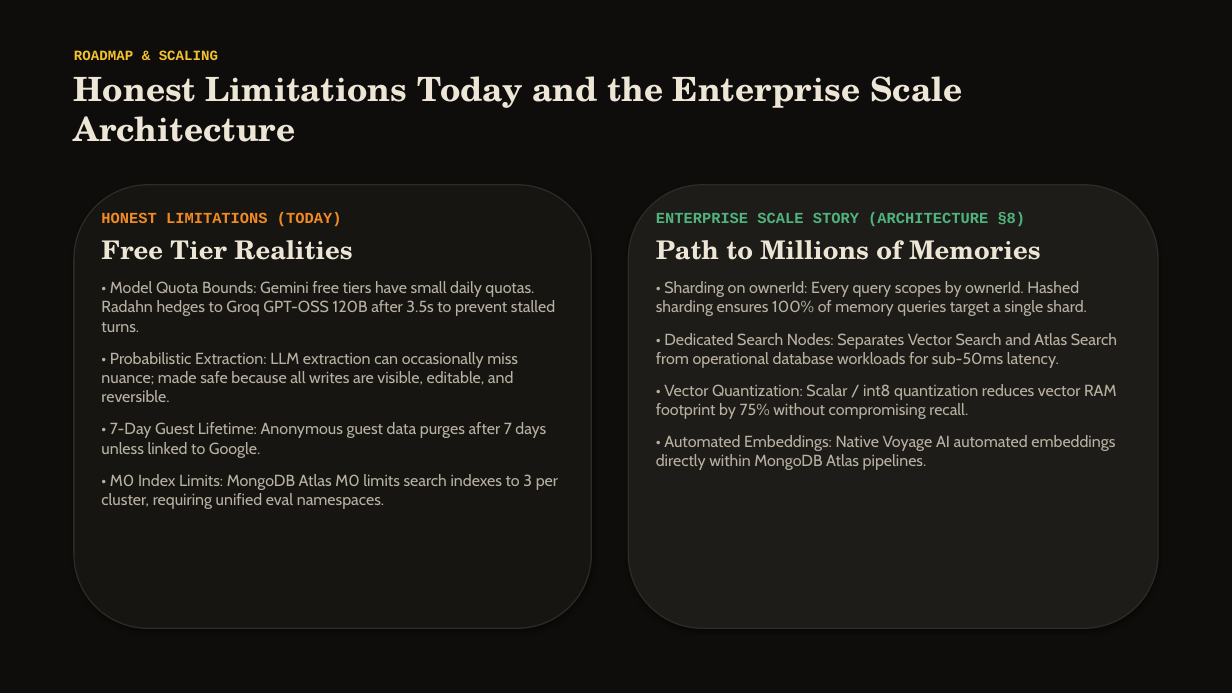
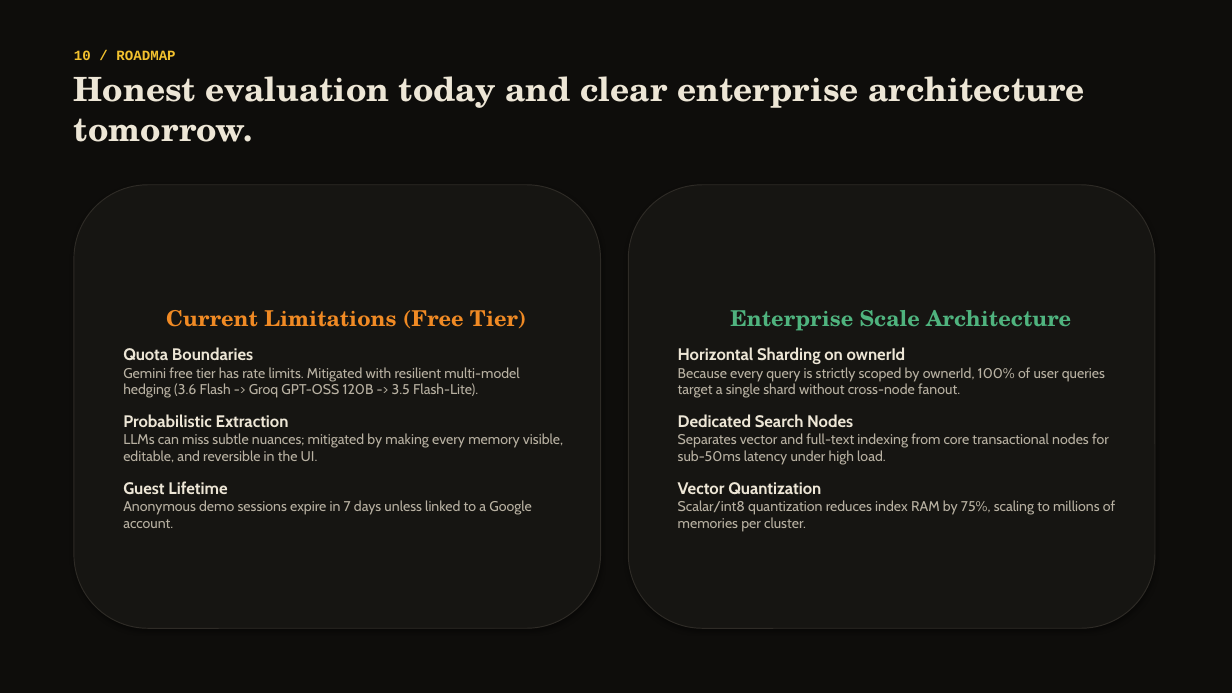
Before and after one commit to vaibhavcodesx/radahn, a slide deck: slide 11 of docs/deck/radahn.pptx. Drawn at 1232x693 pixels with LibreOffice and Linux fonts; fonts in the diff are those of the drawing. Boxes give left, top, right and bottom in pixels: in the first picture for what was removed or moved away, otherwise in the second. Text is boxed around its words. In the diff, an @@ line names an element or a change of style, - is before the commit and + after.

Commit message:
feat(media): refresh screenshots, og.png, judge-path.gif, deck and demo-script for Kestrel persona with G7 review fixes

```diff
--- a/docs/deck/radahn.pptx
+++ b/docs/deck/radahn.pptx
@@ text at [74,50,1085,142]: text changed @@
-ROADMAP & SCALING
-Honest Limitations Today and the Enterprise Scale Architecture
+10 / ROADMAP
+Honest evaluation today and clear enterprise architecture tomorrow.
@@ rounded rectangle "Current Limitations (Free Tier)": place and size @@
-rounded rectangle "Current Limitations (Free Tier)" at [74,185,592,628]
+rounded rectangle "Current Limitations (Free Tier)" at [74,185,601,628]
@@ rounded rectangle "Current Limitations (Free Tier)" at [74,185,601,628]: outline #2E2B26 1 pt to #2E2B26 0.75 pt @@
@@ rounded rectangle "Enterprise Scale Architecture": place and size @@
-rounded rectangle "Enterprise Scale Architecture" at [656,212,1117,470]
+rounded rectangle "Enterprise Scale Architecture" at [628,185,1155,628]
@@ rounded rectangle "Enterprise Scale Architecture" at [628,185,1155,628]: vertical alignment top to middle; fill none to #161512; outline none to #2E2B26 0.75 pt; shadow on @@
@@ rounded rectangle removed at [628,185,1158,628] @@
@@ text removed at [101,212,558,509] @@
-HONEST LIMITATIONS (TODAY)
-Free Tier Realities
-• Model Quota Bounds: Gemini free tiers have small daily quotas. Radahn hedges to Groq GPT-OSS 120B after 3.5s to prevent stalled turns.
-• Probabilistic Extraction: LLM extraction can occasionally miss nuance; made safe because all writes are visible, editable, and reversible.
-• 7-Day Guest Lifetime: Anonymous guest data purges after 7 days unless linked to Google.
-• M0 Index Limits: MongoDB Atlas M0 limits search indexes to 3 per cluster, requiring unified eval namespaces.
@@ text in rounded rectangle at [123,310,563,528]: text added @@
+Current Limitations (Free Tier)
+Quota Boundaries
+Gemini free tier has rate limits. Mitigated with resilient multi-model hedging (3.6 Flash -> Groq GPT-OSS 120B -> 3.5 Flash-Lite).
+Probabilistic Extraction
+LLMs can miss subtle nuances; mitigated by making every memory visible, editable, and reversible in the UI.
+Guest Lifetime
+Anonymous demo sessions expire in 7 days unless linked to a Google account.
@@ text in rounded rectangle at [678,310,1115,532]: text changed; size 12.5 to 11 pt @@
-ENTERPRISE SCALE STORY (ARCHITECTURE §8)
-Path to Millions of Memories
-• Sharding on ownerId: Every query scopes by ownerId. Hashed sharding ensures 100% of memory queries target a single shard.
-• Dedicated Search Nodes: Separates Vector Search and Atlas Search from operational database workloads for sub-50ms latency.
-• Vector Quantization: Scalar / int8 quantization reduces vector RAM footprint by 75% without compromising recall.
-• Automated Embeddings: Native Voyage AI automated embeddings directly within MongoDB Atlas pipelines.
+Enterprise Scale Architecture
+Horizontal Sharding on ownerId
+Because every query is strictly scoped by ownerId, 100% of user queries target a single shard without cross-node fanout.
+Dedicated Search Nodes
+Separates vector and full-text indexing from core transactional nodes for sub-50ms latency under high load.
+Vector Quantization
+Scalar/int8 quantization reduces index RAM by 75%, scaling to millions of memories per cluster.
```
Also in this commit, not shown: 9 other slides changed, 2 slides added, 2 slides removed, 13 other files.
